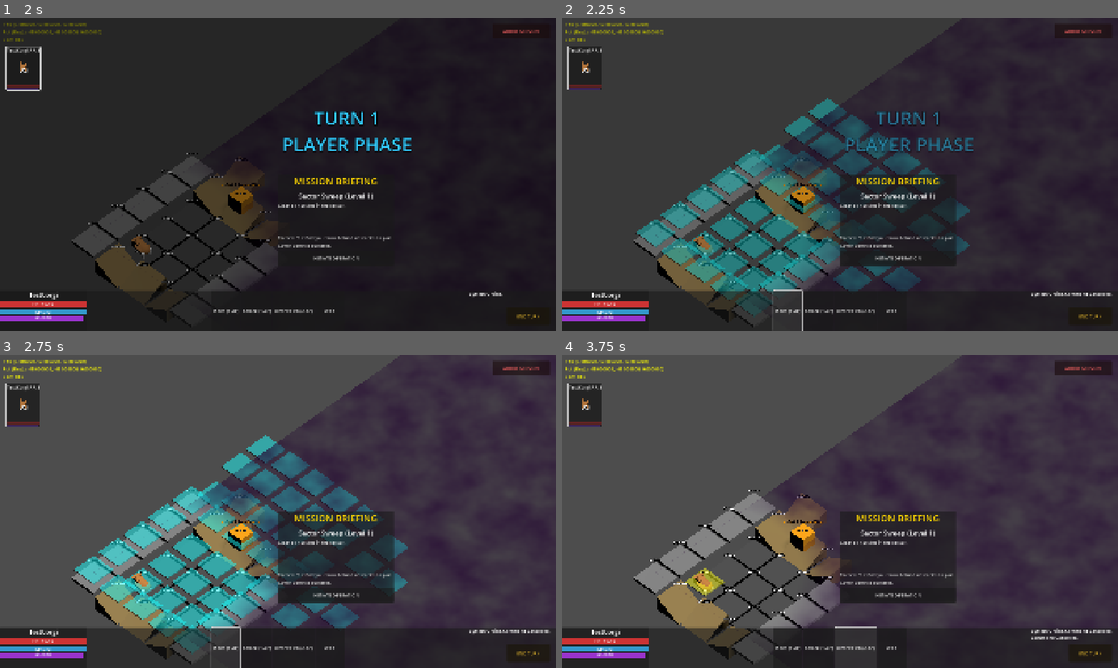
Above: before the commit, frames 1-4 (two rows, left to right).
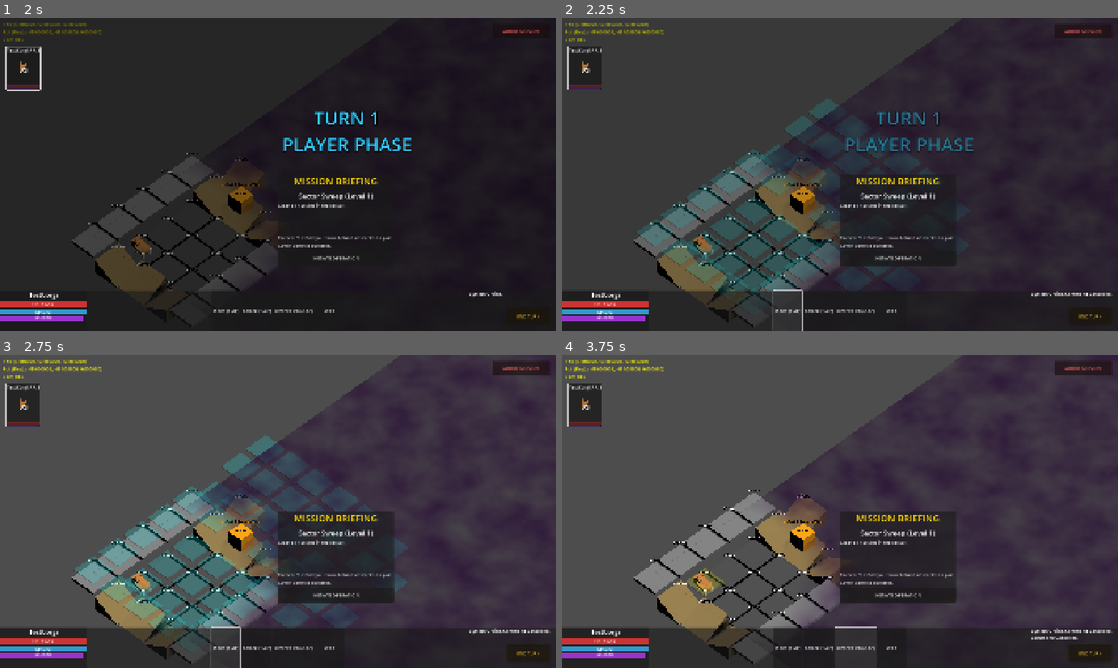
Above: after the commit, the same moments.

Repository: eldritch-dream/Bark-Com
Game: Godot game, scene res://scenes/Main3d.tscn
The game is run twice, just before and just after one commit, with the same random seed, the same clock (stepped at 60 frames per second) and the same inputs. This scene is started directly instead of the project's main scene. Sound files missing from this copy of the repository are replaced by a short silence.
Inputs (mouse positions are in pixels of both pictures, inside the frame that each line leads up to):
- Up to frame 1 (2 s): tap Enter (ui_accept) at 0.5 s; drag from (22, 68) to (333, 105) at 0.52 s; click (22, 68) at 1.27 s
- Up to frame 2 (2.25 s): click "Move (1 AP)" at 2 s
- Up to frame 3 (2.75 s): no input
- Up to frame 4 (3.75 s): click "Attack (1 AP)" at 2.75 s; click "Overwatch (2 AP)" at 3.5 s

Frame 1 is identical in both runs. In frame 2, 7.9% of the frame differs, in the area x 13-74%, y 25-88%; in frame 3, 11%, in the area x 13-74%, y 25-92%; in frame 4, 0.3%.

Commit message:
1. Fix existing movement helper (it no longer lies) 2. Add new on hover effect 3. Add new on hover during movement effect

Diff:
--- a/scripts/core/Main.gd
+++ b/scripts/core/Main.gd
@@ -639,6 +639,11 @@
 			if not input_mgr.on_cancel_command.is_connected(_clear_targeting):
 				input_mgr.on_cancel_command.connect(_clear_targeting)
 
+		if input_mgr.has_signal("on_mouse_hover"):
+			if not input_mgr.on_mouse_hover.is_connected(_on_mouse_hover):
+				input_mgr.on_mouse_hover.connect(_on_mouse_hover)
+
+
 	# 6. Setup Objectives
 	var objective_manager = load("res://scripts/managers/ObjectiveManager.gd").new()
 	objective_manager.name = "ObjectiveManager"
@@ -1285,9 +1290,59 @@
 			SignalBus.on_ui_select_unit.emit(target_unit)
 			selected_unit = target_unit
 		# Context Move
-		elif selected_unit and is_instance_valid(selected_unit):
+		# elif selected_unit and is_instance_valid(selected_unit):
 			# Allow click-to-move in Selection state (RTS style)
-			_process_move_or_interact(grid_pos)
+			# DISABLE for Safe Move: User must use Move Action explicitly.
+			# _process_move_or_interact(grid_pos)
+			pass
+
+
+
+func _on_mouse_hover(grid_pos: Vector2):
+	var gv = get_node("GridVisualizer")
+	if not gv:
+		return
+
+	# Show Cursor Highlight ALWAYS if we have a valid grid_pos (UX Pop)
+	gv.show_hover_cursor(grid_pos)
+
+	# Only preview move if we are in a state that allows movement
+	var is_moving_state = (current_input_state == InputState.MOVING)
+	# User Request: Only show new helper when old helper is visible (i.e. only in MOVING state)
+
+	if is_moving_state and selected_unit and selected_unit.faction == "Player":
+
+		if not selected_unit.is_moving and selected_unit.current_ap > 0:
+			# If hovering self, clear path but keep cursor
+			if grid_pos == selected_unit.grid_pos:
+				gv.clear_preview_path()
+				return
+
+			var path = grid_manager.get_move_path(selected_unit.grid_pos, grid_pos)
+			if path.is_empty():
+				# Blocked or Unreachable
+				gv.clear_preview_path()
+			else:
+				# Convert to World
+				var world_points = []
+				for p in path:
+					world_points.append(grid_manager.get_world_position(p))
+
+				# Check Range
+				var dist = path.size() - 1
+				var color = Color.CYAN
+
+				# Debug logic: If mobility is 6, path of 7 is Orange.
+				# Assuming unit.mobility is accurate.
+				if dist > selected_unit.mobility:
+					color = Color.ORANGE
+
+				gv.preview_path(world_points, color)
+		else:
+			gv.clear_preview_path()
+	else:
+		gv.clear_preview_path()
+
 
 
 func _clear_targeting():
@@ -1298,7 +1353,10 @@
 	var gv = get_node("GridVisualizer")
 	if gv:
 		gv.clear_highlights()
+		gv.clear_preview_path()
+		gv.clear_hover_cursor()
 	game_ui.log_message("Command Cancelled.")
+
 
 
 func _try_interact():
--- a/scripts/managers/GridManager.gd
+++ b/scripts/managers/GridManager.gd
@@ -273,21 +273,27 @@
 
 
 func refresh_pathfinding(units: Array, ignore_unit = null):
-	# 1. Reset to Base Static State
+	# 1. Reset to Base Static State + Check Dynamic Obstacles (Props/Crates)
 	for coord in grid_data:
 		var d = grid_data[coord]
 		var walkable = d.get("is_walkable", false)
+
+		# Check if occupied by a prop or unit registered in grid_data
+		var occupant = d.get("unit")
+		if occupant and is_instance_valid(occupant) and occupant != ignore_unit:
+			walkable = false
+
 		var id = _get_point_id(coord)
 		if astar.has_point(id):
 			astar.set_point_disabled(id, not walkable)
 
-	# 2. Mark Units as Obstacles
+	# 2. Mark Units from List (Redundant but safe for moving units)
 	for u in units:
 		if is_instance_valid(u) and u.current_hp > 0 and u != ignore_unit:
-			# Ensure we don't block the ignore_unit (active mover)
 			var u_id = _get_point_id(u.grid_pos)
 			if astar.has_point(u_id):
 				astar.set_point_disabled(u_id, true)
+
 
 
 func get_random_valid_position() -> Vector2:
@@ -321,7 +327,11 @@
 
 		var connections = astar.get_point_connections(c_id)
 		for n_id in connections:
+			if astar.is_point_disabled(n_id):
+				continue
+
 			var n_pos = get_grid_coord(astar.get_point_position(n_id))
+
 
 			# Calculate Cost to neighbor
 			var move_cost = 1
--- a/scripts/managers/InputManager.gd
+++ b/scripts/managers/InputManager.gd
@@ -2,6 +2,7 @@
 
 # Signals
 signal on_tile_clicked(grid_pos: Vector2, button_index: int)  # 1=Left, 2=Right
+signal on_mouse_hover(grid_pos: Vector2) # For Safe Move Preview
 signal on_camera_pan(direction: Vector2)
 signal on_camera_zoom(amount: float)
 signal on_rotation_request(direction: int)  # -1 Left, 1 Right
@@ -51,6 +52,8 @@
 	# 3. Mouse Interaction (Raycasts)
 	if event is InputEventMouseButton and event.pressed:
 		_handle_mouse_click(event)
+	elif event is InputEventMouseMotion:
+		_handle_mouse_hover(event)
 
 	if event.is_action_pressed("ui_cancel"):  # Escape / Right click sometimes maps here
 		on_cancel_command.emit()
@@ -164,20 +167,38 @@
 	# 5. Debug Keys (Moved to unhandled_input)
 
 	if result:
-		# Hit something
-		# Calculate Grid Pos
-		# GRID_CORRECTION: GridManager uses TILE_SIZE = 2.0.
-		# InputManager must match this to emit correct grid coordinates.
-		# ideally this is injected, but for now we sync the constant.
-		var tile_size = 2.0
-
-		var hit_pos = result.position
-		var grid_x = round(hit_pos.x / tile_size)
-		var grid_z = round(hit_pos.z / tile_size)
-		var grid_pos = Vector2(grid_x, grid_z)
-
+		var grid_pos = _result_to_grid(result.position)
 		on_tile_clicked.emit(grid_pos, event.button_index)
 
 		# Also emit Cancel for Right Click?
 		if event.button_index == MOUSE_BUTTON_RIGHT:
 			on_cancel_command.emit()
+
+
+func _handle_mouse_hover(event: InputEventMouseMotion):
+	var result = _raycast_from_mouse(event.position)
+	if result:
+		var grid_pos = _result_to_grid(result.position)
+		on_mouse_hover.emit(grid_pos)
+
+
+func _raycast_from_mouse(screen_pos: Vector2):
+	var camera = get_viewport().get_camera_3d()
+	if not camera:
+		return null
+
+	var from = camera.project_ray_origin(screen_pos)
+	var dir = camera.project_ray_normal(screen_pos)
+
+	var query = PhysicsRayQueryParameters3D.create(from, from + dir * RAY_LENGTH)
+	# query.collision_mask = 1 # Default (Visible) - Hidden props (Layer 2) are ignored!
+
+	var space = camera.get_world_3d().direct_space_state
+	return space.intersect_ray(query)
+
+
+func _result_to_grid(hit_pos: Vector3) -> Vector2:
+	var tile_size = 2.0
+	var grid_x = round(hit_pos.x / tile_size)
+	var grid_z = round(hit_pos.z / tile_size)
+	return Vector2(grid_x, grid_z)
--- a/scripts/managers/VisionManager.gd
+++ b/scripts/managers/VisionManager.gd
@@ -70,10 +70,17 @@
 		if is_instance_valid(prop) and "grid_pos" in prop:
 			# STRICT VISION: Only show if currently in visible_tiles OR explored
 			# User request: "remain visible (but with fog vfx applied) after being seen"
+			# STRICT VISION: Only show if currently in visible_tiles OR explored
+			# FIX: Also toggle collision so hidden props don't block clicks
+			var collider = p if p is CollisionObject3D else null
+
 			if visible_tiles.has(prop.grid_pos) or explored_tiles.has(prop.grid_pos):
 				prop.visible = true
+				if collider: collider.collision_layer = 1
 			else:
 				prop.visible = false
+				if collider: collider.collision_layer = 2 # Move to Layer 2 (Hidden)
+
 
 
 func _process_unit_vision(unit):
--- a/scripts/ui/GridVisualizer.gd
+++ b/scripts/ui/GridVisualizer.gd
@@ -58,9 +58,10 @@
 	var mat = StandardMaterial3D.new()
 	mat.albedo_color = color
 	mat.transparency = BaseMaterial3D.TRANSPARENCY_ALPHA
-	mat.albedo_color.a = 0.5
+	mat.albedo_color.a = 0.2 # More transparent per user request
 
 	var mesh = BoxMesh.new()
+
 	mesh.size = Vector3(1.6, 0.1, 1.6)
 
 	for tile_entry in tiles:
@@ -326,3 +327,67 @@
 	mesh.surface_set_color(color)
 	mesh.surface_add_vertex(to + Vector3(0, 1, 0))
 	mesh.surface_end()
+
+
+func preview_path(points: Array, color: Color = Color.CYAN):
+	clear_preview_path()
+
+	if points.is_empty():
+		return
+
+	var lines_node = MeshInstance3D.new()
+	lines_node.name = "PreviewPath"
+	lines_node.mesh = ImmediateMesh.new()
+
+	var mat = StandardMaterial3D.new()
+	mat.shading_mode = BaseMaterial3D.SHADING_MODE_UNSHADED
+	mat.vertex_color_use_as_albedo = true
+	mat.albedo_color = color # Fallback
+	lines_node.material_override = mat
+	add_child(lines_node)
+
+	var mesh = lines_node.mesh as ImmediateMesh
+	mesh.surface_begin(Mesh.PRIMITIVE_LINE_STRIP, mat)
+
+	for p in points:
+		mesh.surface_set_color(color)
+		mesh.surface_add_vertex(p + Vector3(0, 0.5, 0)) # Lift slightly
+
+	mesh.surface_end()
+
+
+func clear_preview_path():
+	var existing = get_node_or_null("PreviewPath")
+	if existing:
+		existing.free()
+
+
+func show_hover_cursor(grid_pos: Vector2):
+	clear_hover_cursor()
+
+	if not grid_manager:
+		return
+
+	var world_pos = grid_manager.get_world_position(grid_pos)
+
+	var cursor = MeshInstance3D.new()
+	cursor.name = "HoverCursor"
+
+	var mesh = BoxMesh.new()
+	mesh.size = Vector3(1.7, 0.15, 1.7) # Slightly larger/thicker than highlights
+	cursor.mesh = mesh
+
+	var mat = StandardMaterial3D.new()
+	mat.albedo_color = Color.WHITE
+	mat.transparency = BaseMaterial3D.TRANSPARENCY_ALPHA
+	mat.albedo_color.a = 0.6 # Pop!
+	cursor.material_override = mat
+
+	cursor.position = world_pos + Vector3(0, 0.65, 0) # Just above highlights
+	add_child(cursor)
+
+
+func clear_hover_cursor():
+	var existing = get_node_or_null("HoverCursor")
+	if existing:
+		existing.free()
